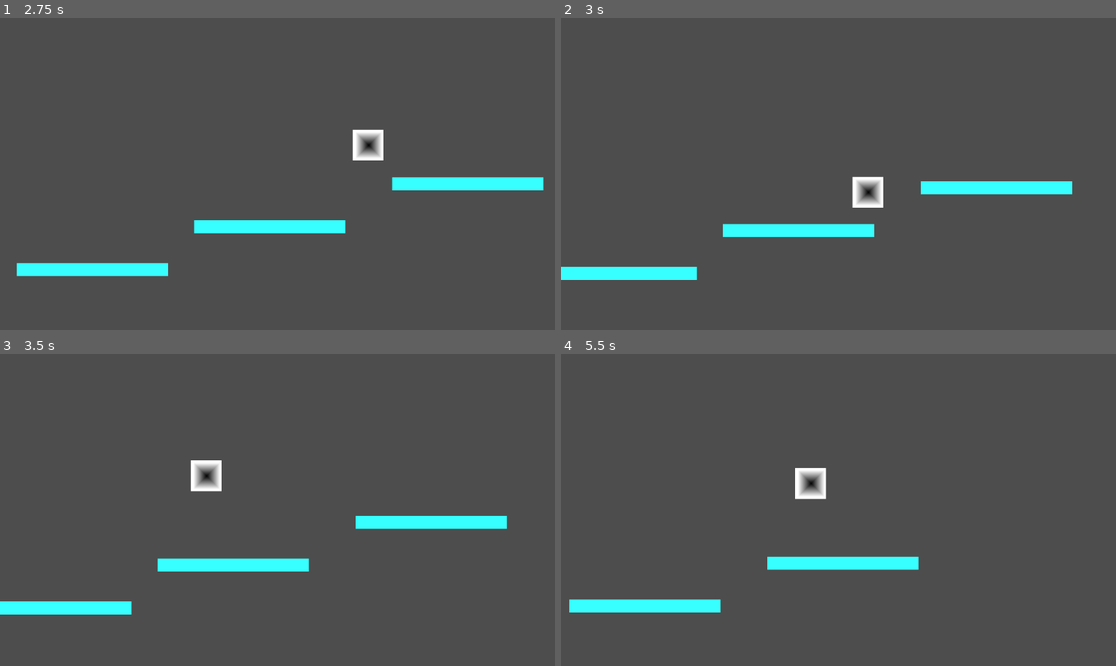
Above: before the commit, frames 1-4 (two rows, left to right).
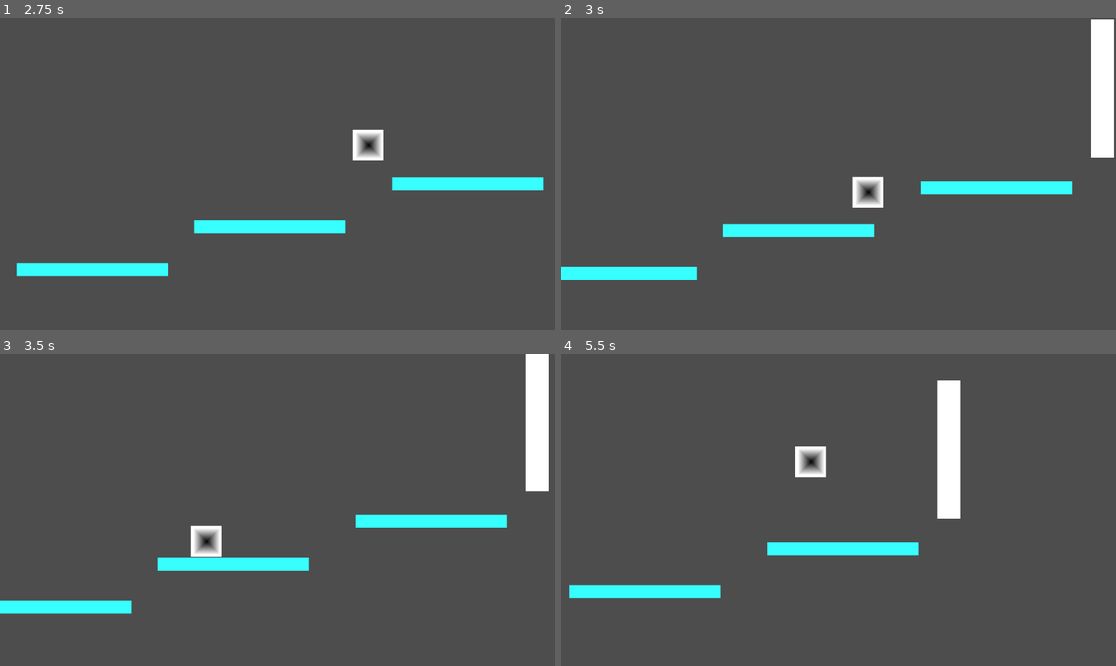
Above: after the commit, the same moments.

Repository: RedHeadEagles/Cafe-Bog-Game-Jam
Game: Godot game, scene res://scenes/main_menu.tscn
Two runs of this game, one before a commit and one after it. Both use one fixed random seed, a clock stepped at 60 frames per second and the inputs below.
Inputs:
- Up to frame 1 (2.75 s): click "Play" at 0.5 s; hold Space (jump) 1.28-2.03 s; hold Right (right) from 1.28 s (still down); tap Space (jump) at 2.1, 2.27, 2.57 s
- Up to frame 2 (3 s): release Right (right) at 2.78 s; hold Left (left) from 2.78 s (still down); hold Space (jump) from 2.78 s (still down)
- Up to frame 3 (3.5 s): keep holding Left (left); keep holding Space (jump)
- Up to frame 4 (5.5 s): release Left (left) at 3.53 s; release Space (jump) at 3.53 s; hold Right (right) 3.53-5.03 s; tap Space (jump) at 3.6, 3.77, 4.07, 5.1, 5.27 s; hold Space (jump) 4.28-5.03 s; hold Left (left) from 5.03 s (still down)

Frame 1 is identical in both runs. In frame 2, 1.8% of the frame differs, in the area x 95-100%, y 0-45%; in frame 3, 3.5%; in frame 4, 7.4%, in the area x 1-72%, y 8-83%.

Commit message:
Implemented a double jump and a wall jump system. TODO: Remove @export on hasDoubleJump and hasWallJump in final game.

Diff:
--- a/scenes/world.tscn
+++ b/scenes/world.tscn
@@ -6,6 +6,9 @@
 
 [sub_resource type="RectangleShape2D" id="RectangleShape2D_4wyf3"]
 size = Vector2(314, 28)
+
+[sub_resource type="RectangleShape2D" id="RectangleShape2D_nnsk1"]
+size = Vector2(47, 286)
 
 [node name="World" type="Node2D"]
 
@@ -60,3 +63,17 @@
 position = Vector2(157, 13)
 shape = SubResource("RectangleShape2D_4wyf3")
 debug_color = Color(0.115006, 0.591448, 0.7233, 0.42)
+
+[node name="StaticBody2D" type="StaticBody2D" parent="."]
+collision_layer = 2
+
+[node name="ColorRect" type="ColorRect" parent="StaticBody2D"]
+offset_left = 1087.0
+offset_top = -479.0
+offset_right = 1135.0
+offset_bottom = -192.0
+metadata/_edit_use_anchors_ = true
+
+[node name="CollisionShape2D" type="CollisionShape2D" parent="StaticBody2D"]
+position = Vector2(1110.5, -336)
+shape = SubResource("RectangleShape2D_nnsk1")
--- a/scripts/move.gd
+++ b/scripts/move.gd
@@ -3,6 +3,10 @@
 # how fast the player is
 @export var move_speed = 400
 @export var jump_speed = 600
+@export var hasDoubleJump = false
+@export var hasWallJump = false
+@export var wallKickback = 3
+var doubleJumpReady = 2
 
 func _ready() -> void:
 	pass
@@ -21,8 +25,30 @@
 		velocity.y += move_speed
 
 	# if player presses jump movement option and is on ground, increase in height
-	if Input.is_action_pressed("jump") and is_on_floor():
-		velocity.y -= jump_speed
+
+
+	if hasWallJump:
+		if is_on_wall():
+			doubleJumpReady += 1
+			if Input.is_action_just_pressed("jump") and (doubleJumpReady > 0):
+				velocity.y = -jump_speed
+				doubleJumpReady -= 1
+			if velocity.x < 0:
+				velocity.x = move_speed * wallKickback
+			else:
+				velocity.x = -(move_speed) * wallKickback
+
+	if hasDoubleJump:
+		if is_on_floor():
+			doubleJumpReady = 2
+		if Input.is_action_just_pressed("jump") and (doubleJumpReady > 0):
+			velocity.y = -jump_speed
+			doubleJumpReady -= 1
+	else:
+		if Input.is_action_just_pressed("jump") and is_on_floor():
+			velocity.y = -jump_speed
+
+
 
 func _physics_process(delta: float) -> void:
 	velocity.x = 0
@@ -30,10 +56,7 @@
 	user_input() # get velocity vector from user input
 
 	# fall slower, better jumps?
-	if velocity.y > 0:
-		velocity += get_gravity() * delta
-	else:
-		velocity += get_gravity() * delta
+	velocity += get_gravity() * delta
 
 	# takes velocity and puts it into positon with collision detection
 	move_and_slide()
Not shown: 1 places in scenes/world.tscn that only renumber resources
